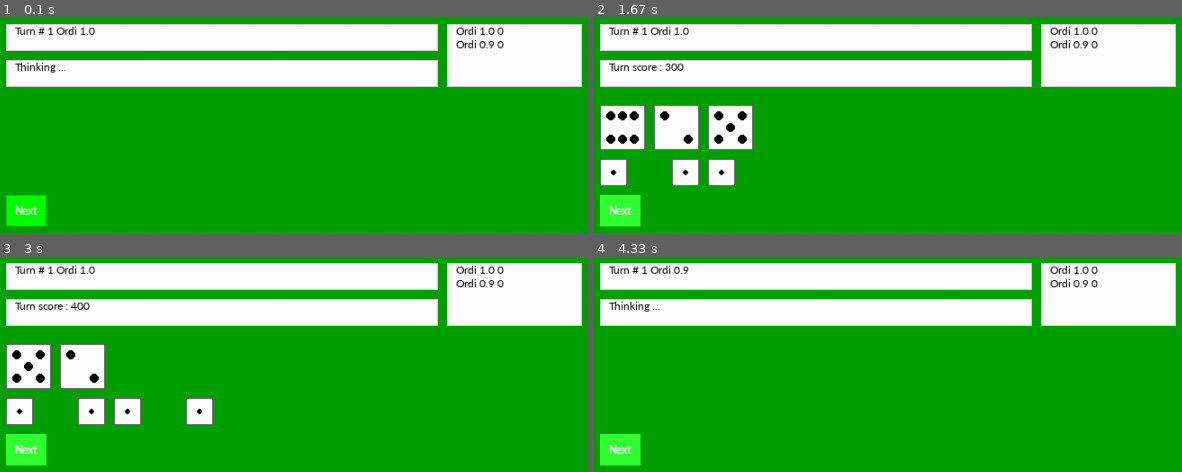
Above: before the commit, frames 1-4 (two rows, left to right).
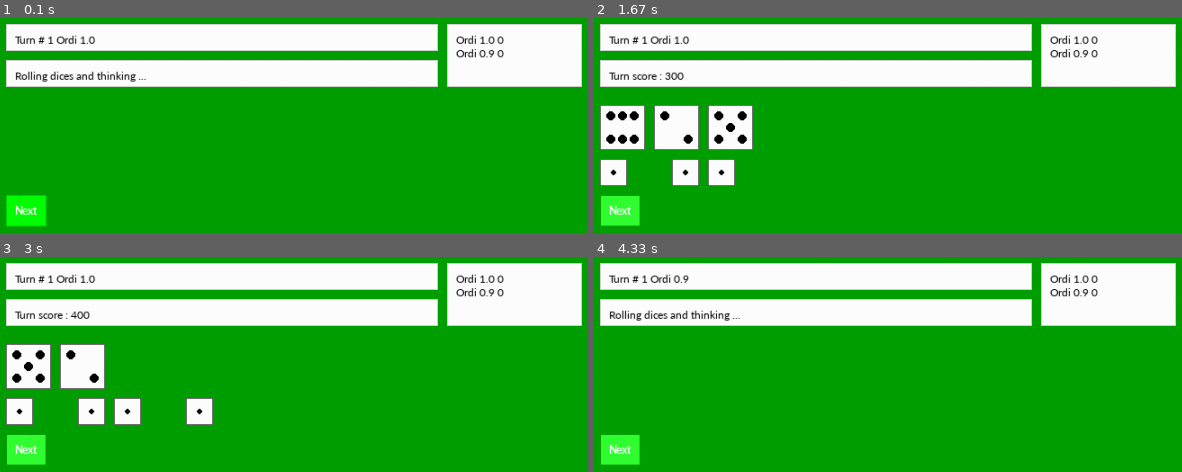
Above: after the commit, the same moments.

Repository: OlivierIrac/experiments
Game: pygame game, started from FarkleDiceGame/pygameMain.py
Same seed, same stepped clock (60 frames per second), same inputs: the game is played once before the commit and once after it.
Inputs (mouse positions are in pixels of both pictures, inside the frame that each line leads up to):
- Up to frame 1 (0.1 s): no input
- Up to frame 2 (1.67 s): click "Next" at 0.38 s; click "Next" at 0.72 s; click (899, 80) at 1.05 s; click "Next" at 1.38 s
- Up to frame 3 (3 s): press the mouse at (223, 312) at 1.7 s; move the mouse to (outside the picture) at 1.8 s; release the mouse at (outside the picture) at 1.93 s; click "Next" at 2.05 s; press the mouse at (88, 411) at 2.37 s; move the mouse to (123, 383) at 2.47 s; release the mouse at (152, 355) at 2.6 s; click "Next" at 2.72 s
- Up to frame 4 (4.33 s): click "Next" at 3.05 s; click "Next" at 3.38 s; press the mouse at (1105, 293) at 3.7 s; move the mouse to (outside the picture) at 3.8 s; release the mouse at (outside the picture) at 3.93 s; click "Next" at 4.05 s

The runs differ from the first frame. In frame 1, 1.8% of the frame differs, in the area x 2-86%, y 3-30%; in frame 2, 1.9%; in frame 3, 1.9%; in frame 4, 2.0%, in the area x 1-86%, y 3-98%.

Commit message:
sound effects

Diff:
--- a/FarkleDiceGame/farkleDiceGame.py
+++ b/FarkleDiceGame/farkleDiceGame.py
@@ -6,7 +6,6 @@
 import random
 import os
 import pickle
-from termcolor import cprint
 
 
 def verbose(category, *args):
--- a/FarkleDiceGame/pygameMain.py
+++ b/FarkleDiceGame/pygameMain.py
@@ -4,6 +4,7 @@
 @author: irac1
 '''
 
+import os
 from farkleDiceGame import FarkleDiceGame, GameStatistics
 from pygameUI import *
 
@@ -58,7 +59,7 @@
         self.diceRollAnimationEvent = 0
         self.diceKeptUpdateEvent = pygame.USEREVENT + 1
         self.animationTime = 300
-        self.thinkTime = 1000  # Animation pause time after dice roll for computer to "think"
+        self.thinkTime = 400  # Animation pause time after dice roll for computer to "think"
         self.diceRoll = []
 
         # Create The Backgound
@@ -74,6 +75,7 @@
         self.UIObjects.append(self.infoBox)
 
         self.endAnimationMsg = ""
+        self.endAnimationSound = False
         self.turnInfoBox = MsgBoxUI("", pygame.Color('black'), pygame.Color(
             'white'), 480, 30, 16, (10, 50), self.screen)
         self.UIObjects.append(self.turnInfoBox)
@@ -97,7 +99,13 @@
             'white'), pygame.Color('green'), 0, 0, (10, 200), self.screen)
         self.UIObjects.append(self.buttonStopTurn)
 
-    def startDiceAnimation(self, msg):
+        # load sounds
+        self.keepDiceSound = pygame.mixer.Sound("334764__dneproman__ma-sfx-8bit-tech-gui-9.wav")
+        self.badSound = pygame.mixer.Sound("382310__myfox14__game-over-arcade.wav")
+        self.goodSound = pygame.mixer.Sound("368691__fartbiscuit1700__8-bit-arcade-video-game-start-sound-effect-gun-reload-and-jump.wav")
+
+
+    def startDiceAnimation(self, msg, sound=False):
         self.diceRollUI.update(self.diceRoll, pygame.Color('white'), False, self.animationTime)
         self.diceRollAnimationEvent = self.diceRollUI.startAnimation()
         self.diceKeptAnimationStep = 0
@@ -106,7 +114,8 @@
         pygame.time.set_timer(self.diceKeptUpdateEvent,
                               self.animationTime * len(self.diceRoll) + self.thinkTime)
         self.endAnimationMsg = msg
-        self.turnInfoBox.update("Thinking ...")
+        self.endAnimationSound = sound
+        self.turnInfoBox.update("Rolling dices and thinking ...")
 
     def completeDiceAnimation(self):
         # fast forward all on-going animations
@@ -143,15 +152,17 @@
         # process Farkle Game events
         # updates infoBox, diceroll, dicekept UI elements, starts animations
         if(gameEvent in ["endTurnBadThrow"]):
-            self.startDiceAnimation("End turn : bad roll!")
+            self.startDiceAnimation("End turn : bad roll!", self.badSound)
         elif(gameEvent in ["endTurnNoScore"]):
             self.stopDiceAnimation()
             self.turnInfoBox.update("End turn : No score !")
+            self.badSound.play()
         elif(gameEvent in ["endTurnScores"]):
             self.stopDiceAnimation()
             self.diceRollUI.update([])
             msg = 'End turn : ' + str(game.players[currentPlayer].turnScore)
             self.turnInfoBox.update(msg)
+            self.goodSound.play()
         elif(gameEvent in ["startTurn"]):
             self.turnDiceKept = []
             self.turnDiceKeptUI.update([])
@@ -223,6 +234,8 @@
                         self.turnDiceKept = list(game.players[currentPlayer].turnDicesKept)
                         self.turnDiceKeptUI.update(self.turnDiceKept)
                         self.stopDiceAnimation()
+                        if(self.endAnimationSound):
+                            self.endAnimationSound.play()
                         # done = True
                     else:
                         # remove one by one, dices kept from dice roll
@@ -232,6 +245,7 @@
                         self.dicesKeptAnimation.append(self.dicesKept[self.diceKeptAnimationStep])
                         self.turnDiceKeptUI.update(self.dicesKeptAnimation)
                         pygame.time.set_timer(self.diceKeptUpdateEvent, self.animationTime)
+                        self.keepDiceSound.play()
                         self.diceKeptAnimationStep += 1
 
 
--- a/FarkleDiceGame/pygameUI.py
+++ b/FarkleDiceGame/pygameUI.py
@@ -8,7 +8,7 @@
 import random
 from threading import Timer
 
-font = ('Calibri', int(96 / 72 * 11))  # size in pixels = points * 96 / 72
+font = ('Calibri', int(11 * 96 / 72))  # size in pixels = points * 96 / 72
 
 
 def highlight(color):
@@ -64,7 +64,6 @@
     def __init__(self, text, textColor, color, width, height, position, surface):
         self.heightMargin = 10
         self.widthMargin = 10
-        print(font)
         if(height == 0):
             self.font = pygame.font.SysFont(font[0], font[1], True)
         else:
@@ -79,7 +78,7 @@
         self.backgroundColor = color
         self.backgroundHoverColor = highlight(color)
         self.borderColor = darken(color)
-        self.borderHoverColor = highlight(self.borderColor)
+        self.borderHoverColor = darken(self.borderColor)
         self.borderThickness = 1
 
     def handleEvent(self, event):
@@ -109,6 +108,7 @@
     def __init__(self, text, textColor, color, width, height, fontSize, position, surface):
         self.font = pygame.font.SysFont(font[0], font[1])
         self.leftMargin = 10
+        self.topMargin = 10
         self.height = height
         self.width = width
         self.position = position
@@ -137,7 +137,7 @@
                              pygame.Rect(rect), self.borderThickness)
 
         blit_text(self.surface, self.text,
-                  (self.position[0] + self.leftMargin, self.position[1]), self.font, self.textColor)
+                  (self.position[0] + self.leftMargin, self.position[1] + self.topMargin), self.font, self.textColor)
 
     def update(self, text):
         self.text = text
